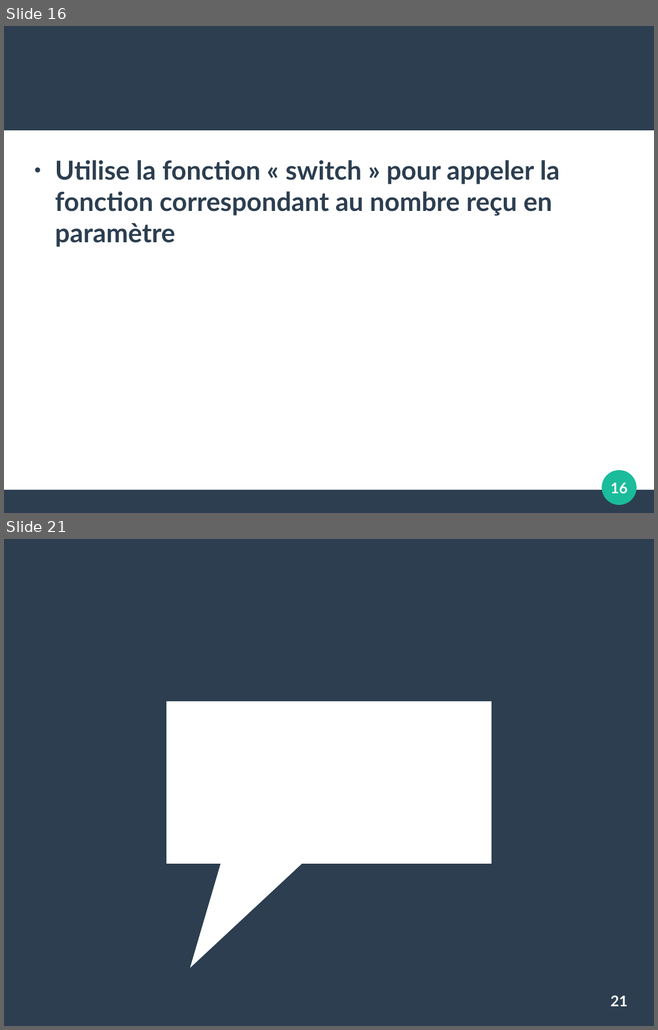
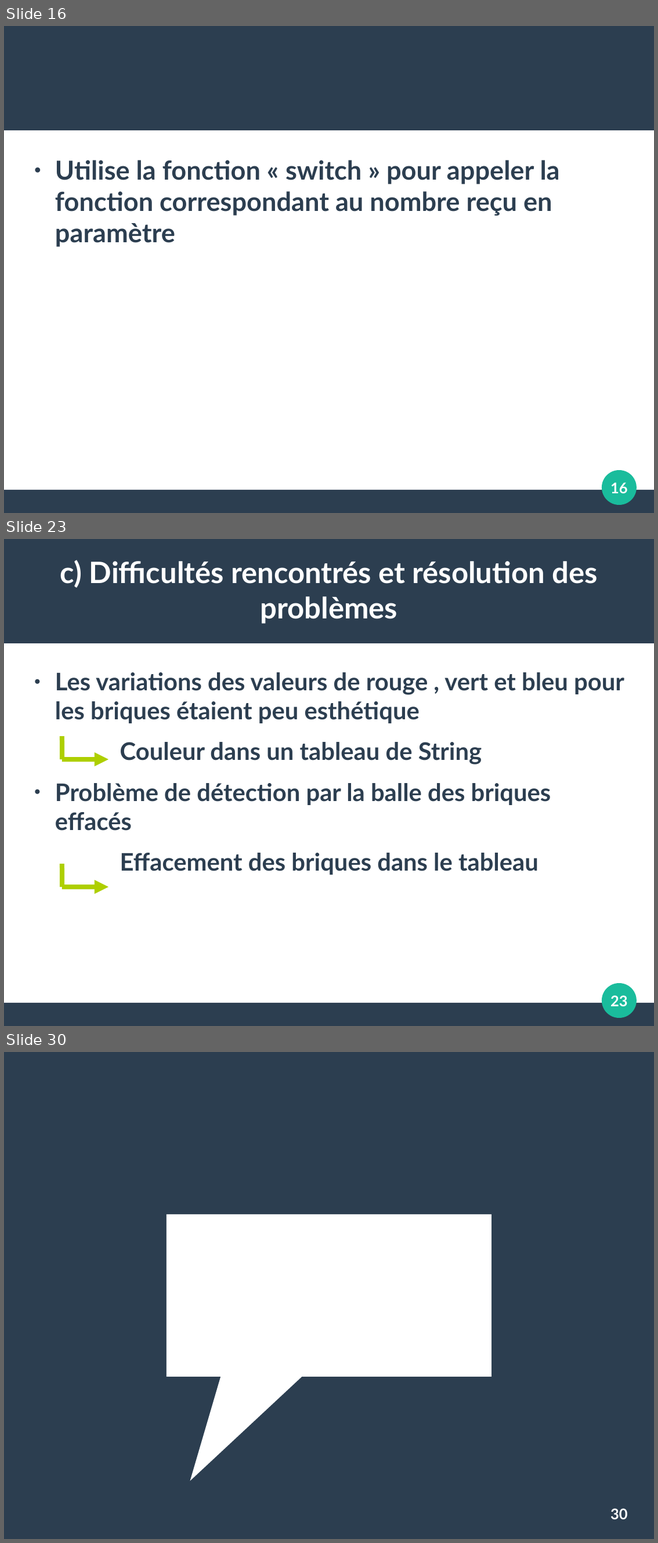
Before and after one commit to chuchodal/bbgeo_remake, a slide deck: projet_disn.odp. Shown one above the other, each under a label of ours: slides 16 and 21 before the commit, slides 16, 23 and 30 after it; the slides between them are not shown. The pictures are 658x1030 and 658x1543 pixels, drawn with LibreOffice and Linux fonts; fonts in the diff are those of the drawing. Boxes give left, top, right and bottom in pixels: in the first picture for what was removed or moved away, otherwise in the second. Text is boxed around its words. In the diff, an @@ line names an element or a change of style, - is before the commit and + after.

```diff
--- a/projet_disn.odp
+++ b/projet_disn.odp
@@ slide 23 added at (4, 539, 654, 1026), background #FFFFFF; not listed: 3 template elements that a slide beside it also shows @@
@@ title added at (60, 560, 597, 624), 36 pt, text #FFFFFF, bold @@
+c) Difficultés rencontrés et résolution des problèmes
@@ text added at (55, 672, 624, 875), 29.6 pt, text #2C3E50, bold @@
+● Les variations des valeurs de rouge , vert et bleu pour les briques étaient peu esthétique
+Couleur dans un tableau de String
+● Problème de détection par la balle des briques effacés
+Effacement des briques dans le tableau
@@ line added from (62, 736) to (62, 759), #AECF00 5.67 pt @@
@@ arrow added from (62, 759) to (108, 759), #AECF00 5.67 pt @@
@@ line added from (62, 864) to (62, 888), #AECF00 5.67 pt @@
@@ arrow added from (62, 888) to (108, 888), #AECF00 5.67 pt @@
@@ page number added at (610, 995, 627, 1006), 18 pt, text #FFFFFF, bold @@
+23
@@ what was slide 21 is now slide 30 @@
@@ page number at (610, 1508, 627, 1519): text changed @@
-21
+30
```
Also in this commit, not shown: 3 slides changed, 10 other slides added, 2 slides removed.
